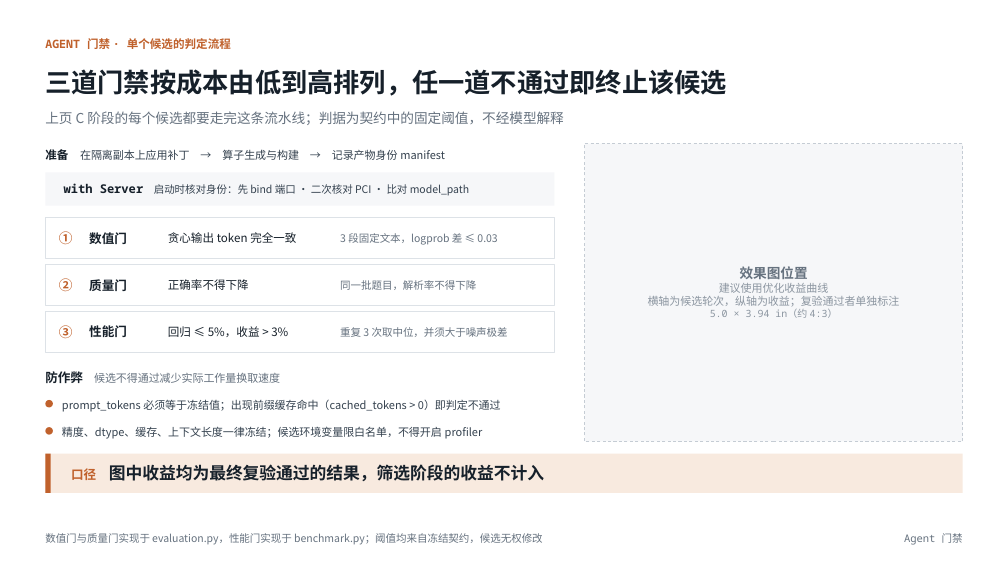
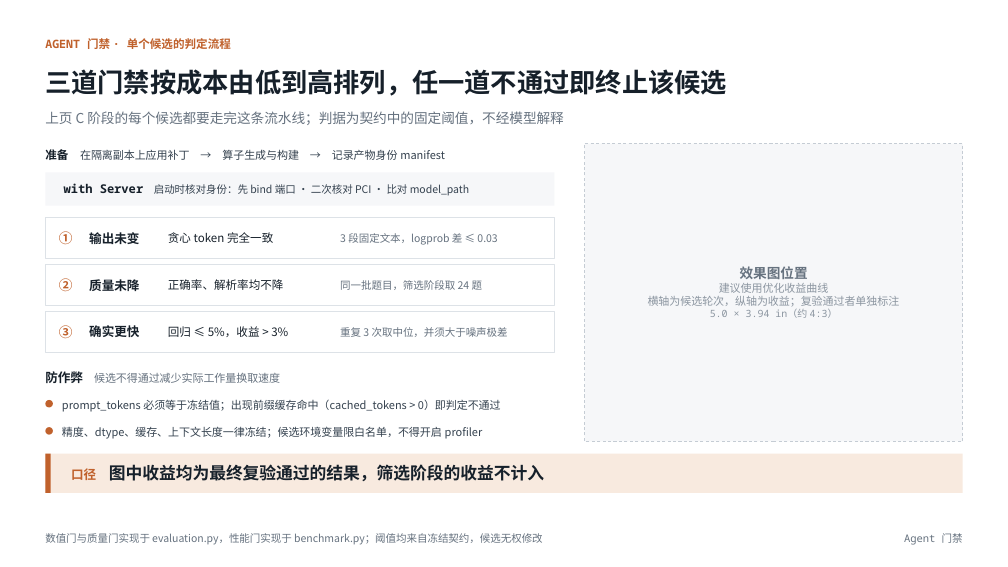
Before and after one commit to learning-sketch/sglang-maestro, a slide deck: slide 2 of slides/m100_model_agent.pptx. Drawn at 1008x567 pixels with LibreOffice and Linux fonts; fonts in the diff are those of the drawing. Boxes give left, top, right and bottom in pixels: in the first picture for what was removed or moved away, otherwise in the second. Text is boxed around its words. In the diff, an @@ line names an element or a change of style, - is before the commit and + after.

```diff
--- a/slides/m100_model_agent.pptx
+++ b/slides/m100_model_agent.pptx
@@ text at box(89, 232, 139, 244): text changed @@
-数值门
+输出未变
@@ text at box(168, 232, 273, 243): text changed @@
-贪心输出 token 完全一致
+贪心 token 完全一致
@@ text at box(89, 276, 139, 293): text changed @@
-质量门
+质量未降
@@ text at box(168, 279, 284, 290): text changed @@
-正确率不得下降
+正确率、解析率均不降
@@ text at box(340, 280, 483, 290): text changed @@
-同一批题目，解析率不得下降
+同一批题目，筛选阶段取 24 题
@@ text at box(89, 325, 139, 337): text changed @@
-性能门
+确实更快
```
